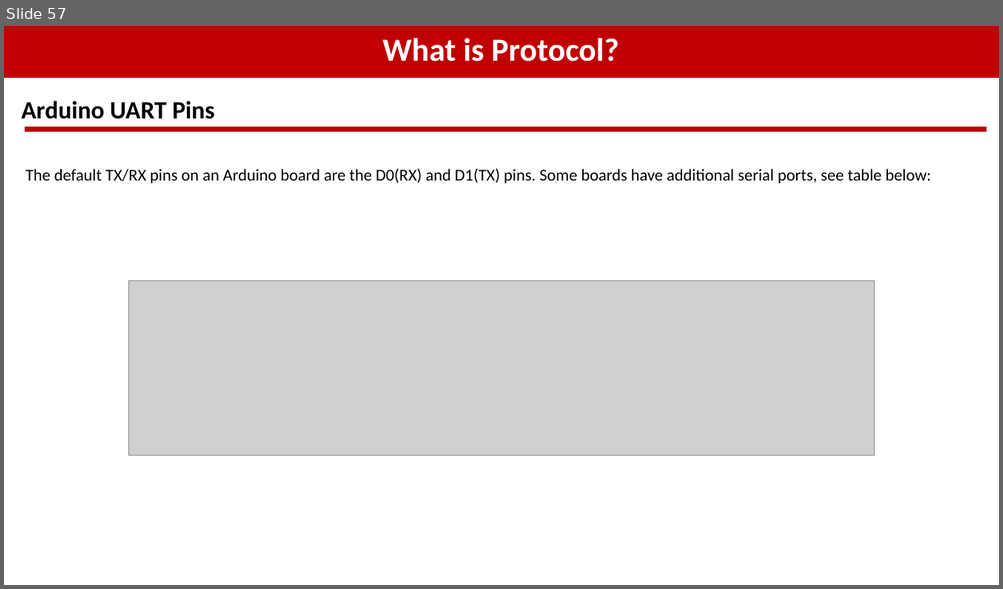
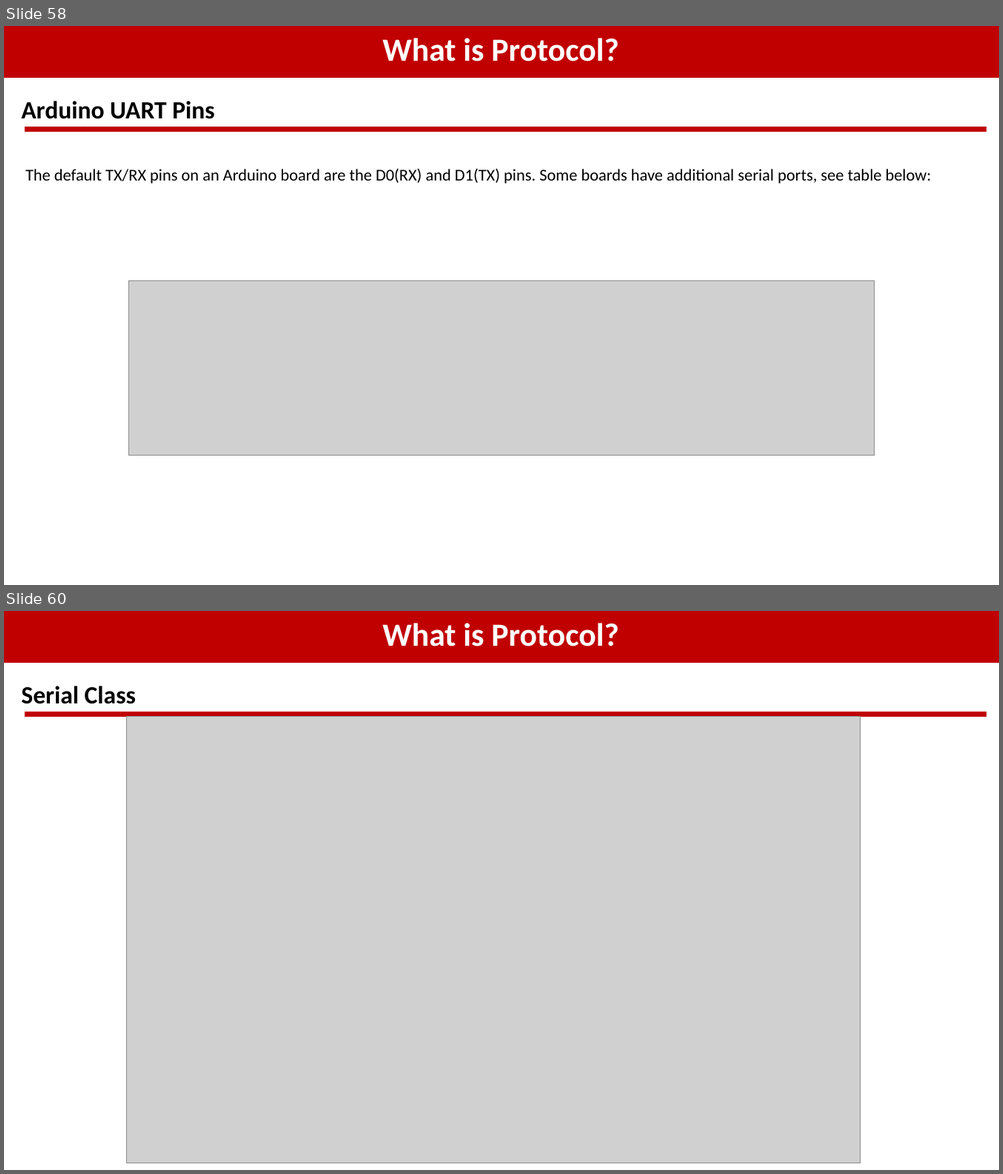
Before and after one commit to MHoangKMA/Embedded_Section, a slide deck: Embedded_Microcontroller_Day5.pptx. Shown one above the other, each under a label of ours: slide 57 before the commit, slides 58 and 60 after it; the slides between them are not shown. The pictures are 1003x589 and 1003x1174 pixels, drawn with LibreOffice and Linux fonts; fonts in the diff are those of the drawing; grey boxes stand for pictures. Boxes give left, top, right and bottom in pixels: in the first picture for what was removed or moved away, otherwise in the second. Text is boxed around its words. In the diff, an @@ line names an element or a change of style, - is before the commit and + after.

```diff
--- a/Embedded_Microcontroller_Day5.pptx
+++ b/Embedded_Microcontroller_Day5.pptx
@@ slide 60 added at box(4, 611, 999, 1170), background #FFFFFF @@
@@ rectangle added at box(4, 611, 999, 663), fill #C00000, 46.8 pt, text #FFFFFF, bold @@
+What is Protocol?
@@ text added at box(21, 686, 136, 704), 36 pt, text #000000, bold @@
+Serial Class
@@ rectangle added at box(25, 712, 986, 717), fill #C00000 @@
@@ picture added at box(126, 716, 859, 1164) @@
@@ what was slide 57 is now slide 58 @@
```
Also in this commit, not shown: 2 slides changed, 33 other slides added, 1 other file.
